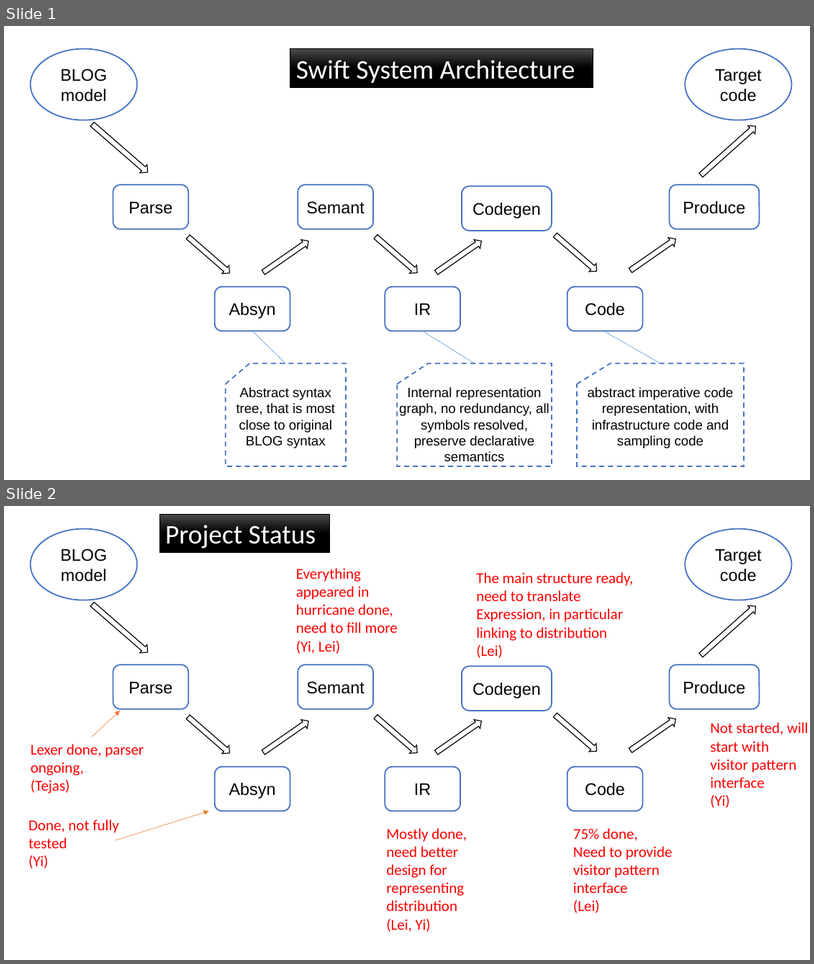
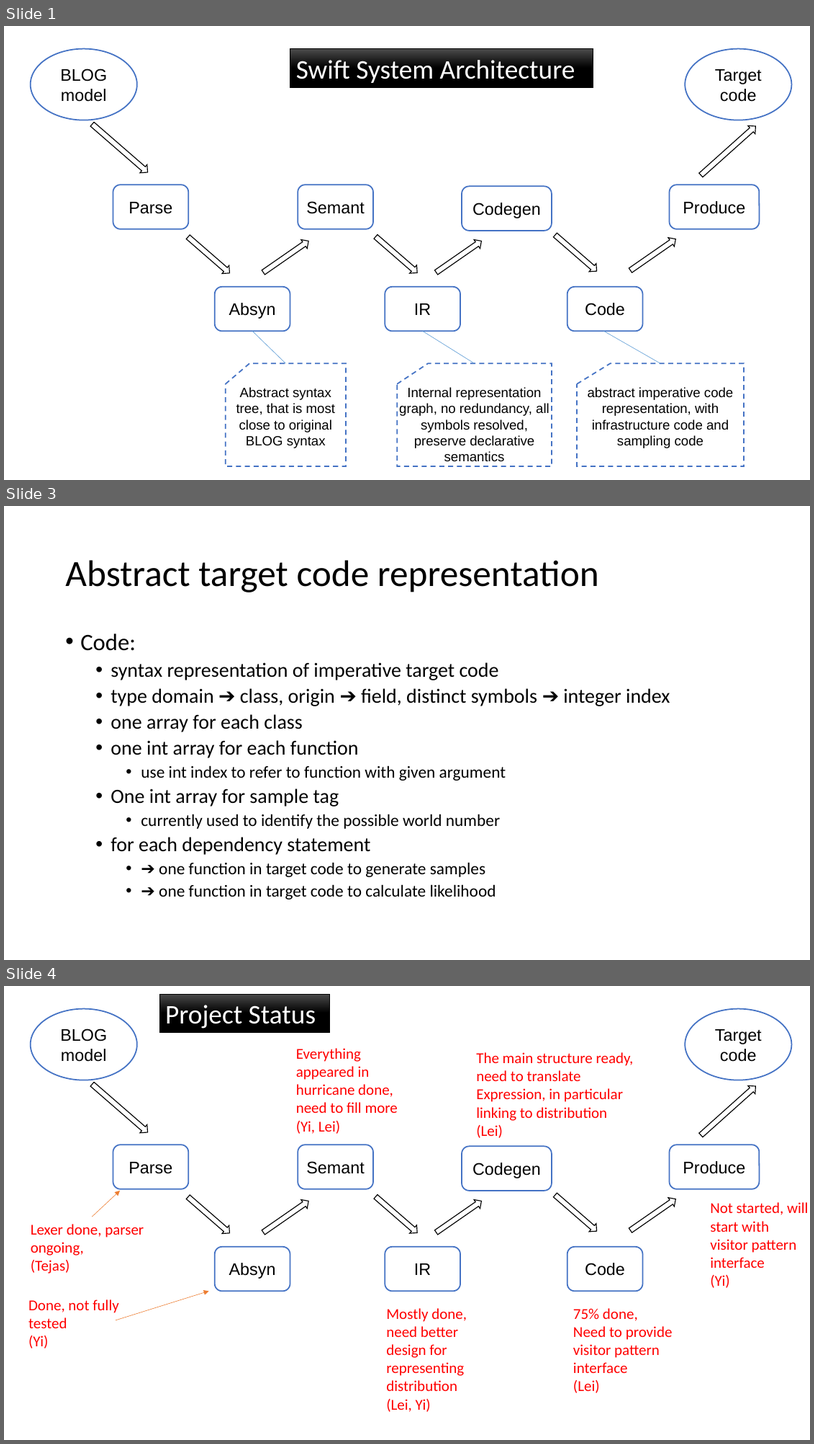
Before and after one commit to lileicc/swift, a slide deck: design/swift-architecture.pptx. Shown one above the other, each under a label of ours: slides 1 and 2 before the commit, slides 1, 3 and 4 after it; the slides between them are not shown. The pictures are 814x964 and 814x1444 pixels, drawn with LibreOffice and Linux fonts; fonts in the diff are those of the drawing. Boxes give left, top, right and bottom in pixels: in the first picture for what was removed or moved away, otherwise in the second. Text is boxed around its words. In the diff, an @@ line names an element or a change of style, - is before the commit and + after.

```diff
--- a/design/swift-architecture.pptx
+++ b/design/swift-architecture.pptx
@@ slide 3 added at [4, 506, 810, 960], background #FFFFFF @@
@@ title added at [65, 560, 599, 592], 44 pt, text #000000 @@
+Abstract target code representation
@@ text added at [80, 633, 670, 899], 24 pt, text #000000 @@
+• Code:
+  • syntax representation of imperative target code
+  • type domain ➔ class, origin ➔ field, distinct symbols ➔ integer index
+  • one array for each class
+  • one int array for each function
+    • use int index to refer to function with given argument
+  • One int array for sample tag
+    • currently used to identify the possible world number
+  • for each dependency statement
+    • ➔ one function in target code to generate samples
+    • ➔ one function in target code to calculate likelihood
@@ what was slide 2 is now slide 4 @@
```
Also in this commit, not shown: 1 other slide added.
